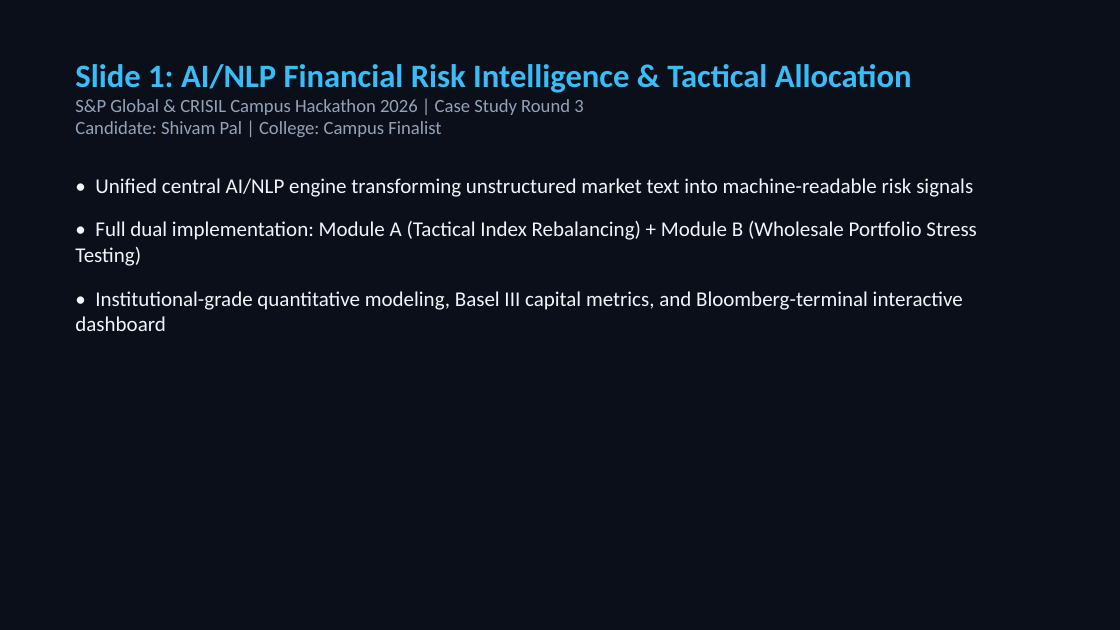
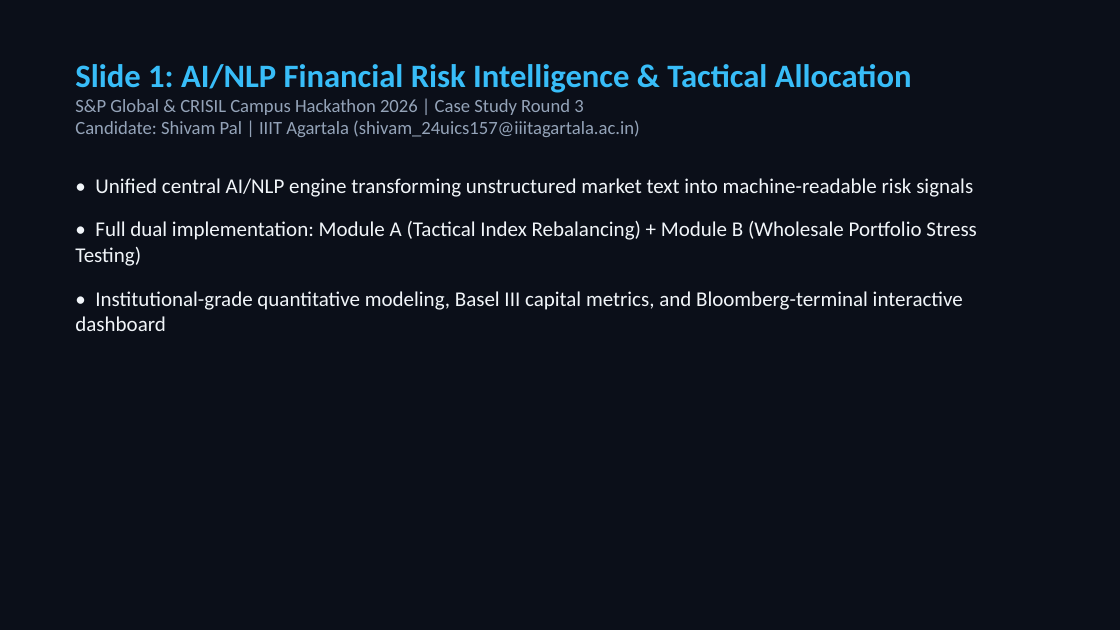
Before and after one commit to Shivampal157/S-P-Hachathon, a slide deck: slide 1 of docs/presentation.pptx. Drawn at 1120x630 pixels with LibreOffice and Linux fonts; fonts in the diff are those of the drawing. Boxes give left, top, right and bottom in pixels: in the first picture for what was removed or moved away, otherwise in the second. Text is boxed around its words. In the diff, an @@ line names an element or a change of style, - is before the commit and + after.

Commit message:
docs: add college details (IIIT Agartala) and student email

```diff
--- a/docs/presentation.pptx
+++ b/docs/presentation.pptx
@@ text at (75, 99, 640, 137): text changed @@
-S&P Global & CRISIL Campus Hackathon 2026 | Case Study Round 3
-Candidate: Shivam Pal | College: Campus Finalist
+S&P Global & CRISIL Campus Hackathon 2026 | Case Study Round 3
+Candidate: Shivam Pal | IIIT Agartala (shivam_24uics157@iiitagartala.ac.in)
```
Also in this commit, not shown: 3 other files.
